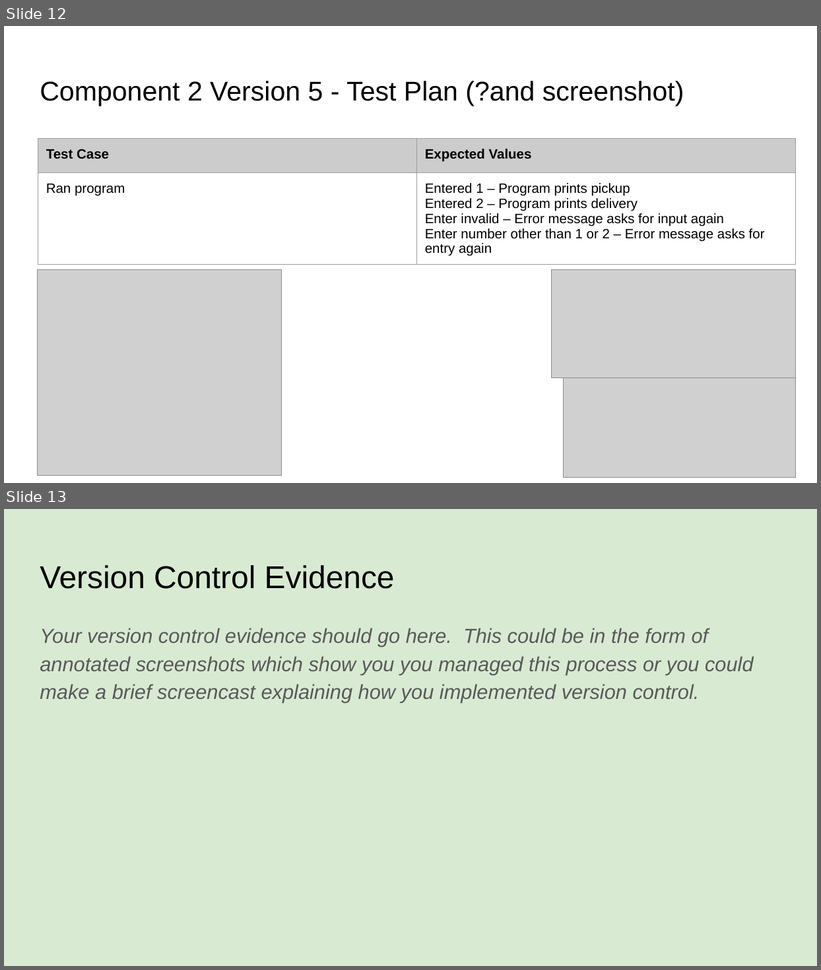
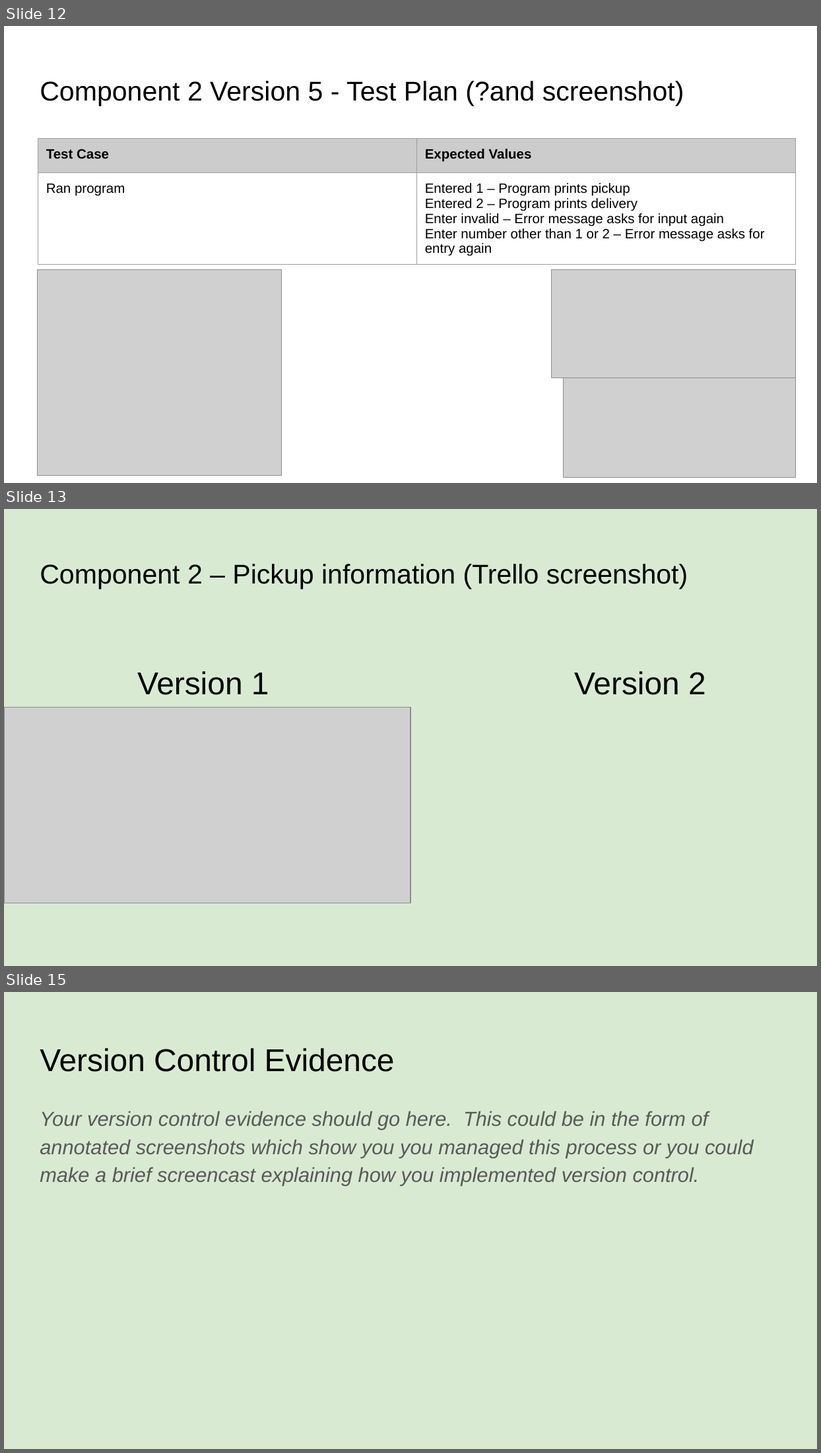
Before and after one commit to BronsonLovesCode/Pizza_Bot, a slide deck: 022_91893+_+91897+Documentation.pptx. Shown one above the other, each under a label of ours: slides 12 and 13 before the commit, slides 12, 13 and 15 after it; the slides between them are not shown. The pictures are 821x970 and 821x1453 pixels, drawn with LibreOffice and Linux fonts; fonts in the diff are those of the drawing; grey boxes stand for pictures. Boxes give left, top, right and bottom in pixels: in the first picture for what was removed or moved away, otherwise in the second. Text is boxed around its words. In the diff, an @@ line names an element or a change of style, - is before the commit and + after.

Commit message:
Created version 1 of pickup function
Basic instructions and input for name and phone number

```diff
--- a/022_91893+_+91897+Documentation.pptx
+++ b/022_91893+_+91897+Documentation.pptx
@@ slide 13 added at (4, 509, 817, 966), background #D9EAD3 @@
@@ title added at (40, 564, 688, 589), 24 pt, text #000000 @@
+Component 2 – Pickup information (Trello screenshot)
@@ text added at (137, 671, 269, 695), 28 pt, text #000000 @@
+Version 1
@@ text added at (574, 671, 706, 695), 28 pt, text #000000 @@
+Version 2
@@ picture added at (4, 708, 411, 904) @@
@@ what was slide 13 is now slide 15 @@
```
Also in this commit, not shown: 1 slide changed, 1 other slide added, 5 other files.
